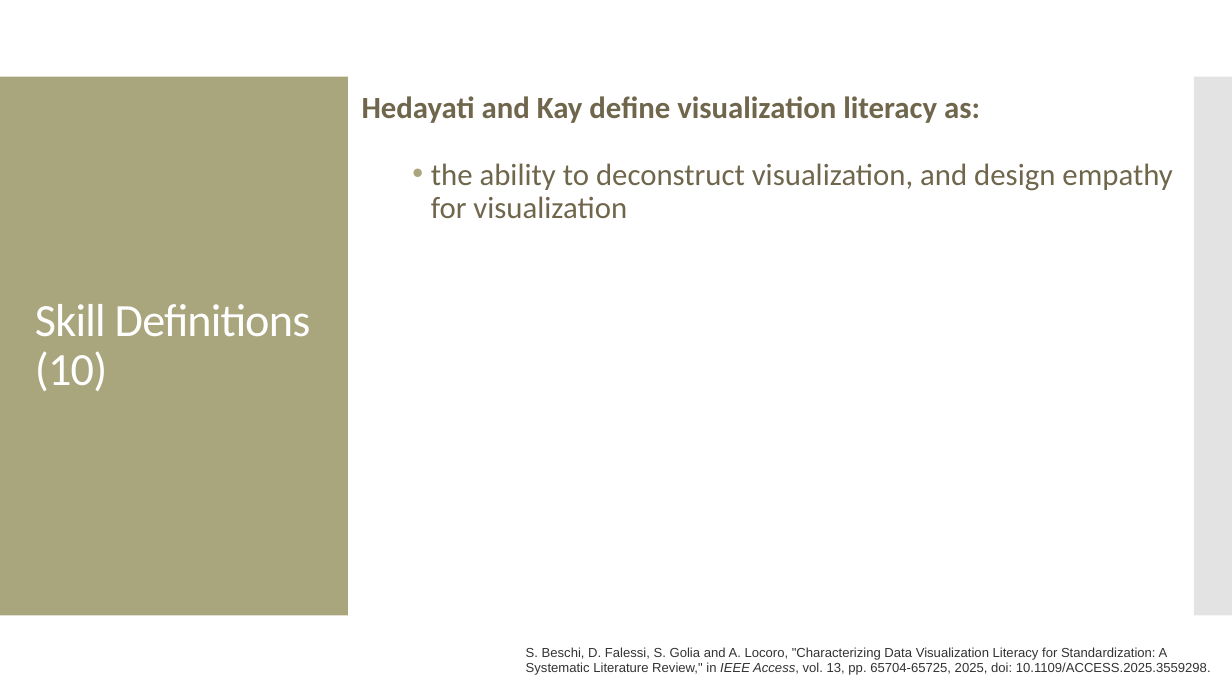
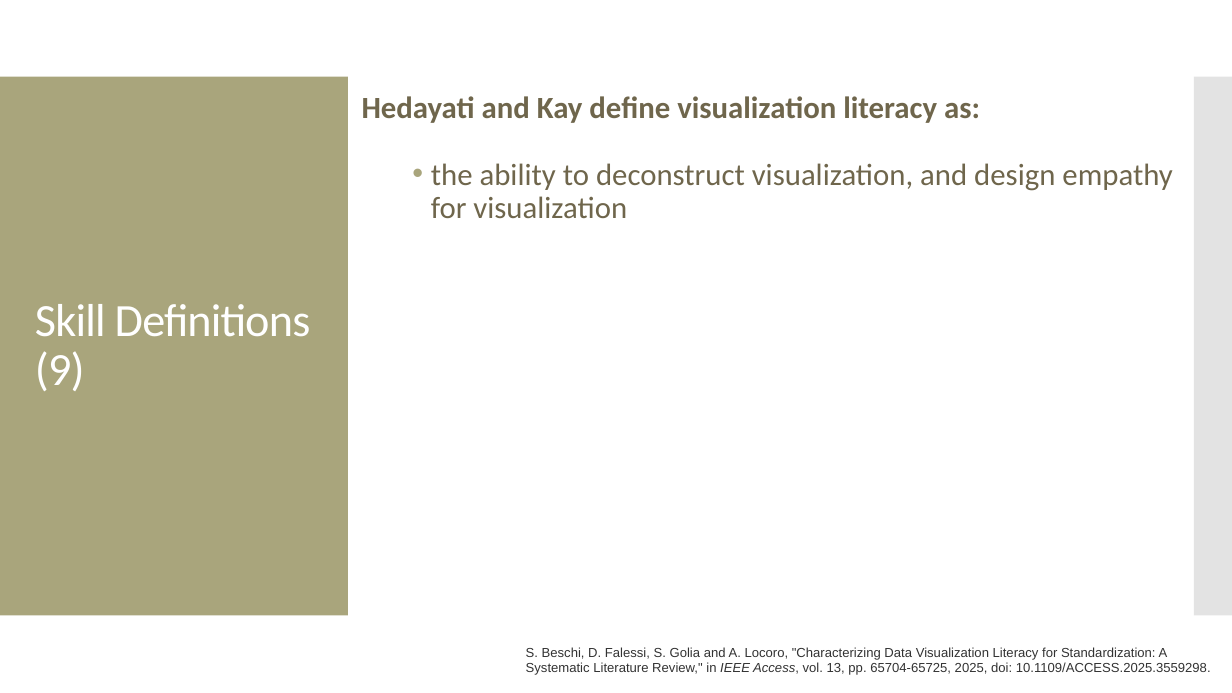
Before and after one commit to amosca01/SDS-CSC109, a slide deck: slide 13 of slides/11-visualization-literacy.pptx (slide 14 before the commit). Drawn at 1232x693 pixels with LibreOffice and Linux fonts; fonts in the diff are those of the drawing. Boxes give left, top, right and bottom in pixels: in the first picture for what was removed or moved away, otherwise in the second. Text is boxed around its words. In the diff, an @@ line names an element or a change of style, - is before the commit and + after.

```diff
--- a/slides/11-visualization-literacy.pptx
+++ b/slides/11-visualization-literacy.pptx
@@ title at [35, 304, 311, 391]: text changed @@
-Skill Definitions (10)
+Skill Definitions (9)
```
Also in this commit, not shown: 5 other slides changed, 1 slide removed, 3 other files.
